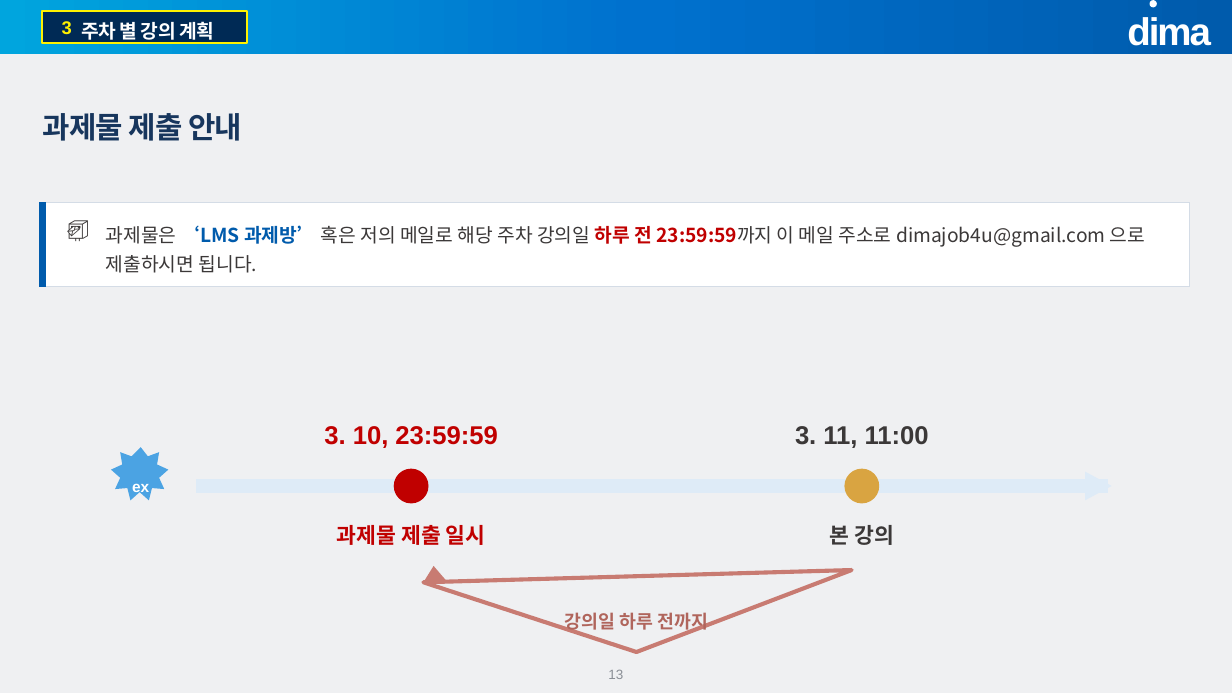
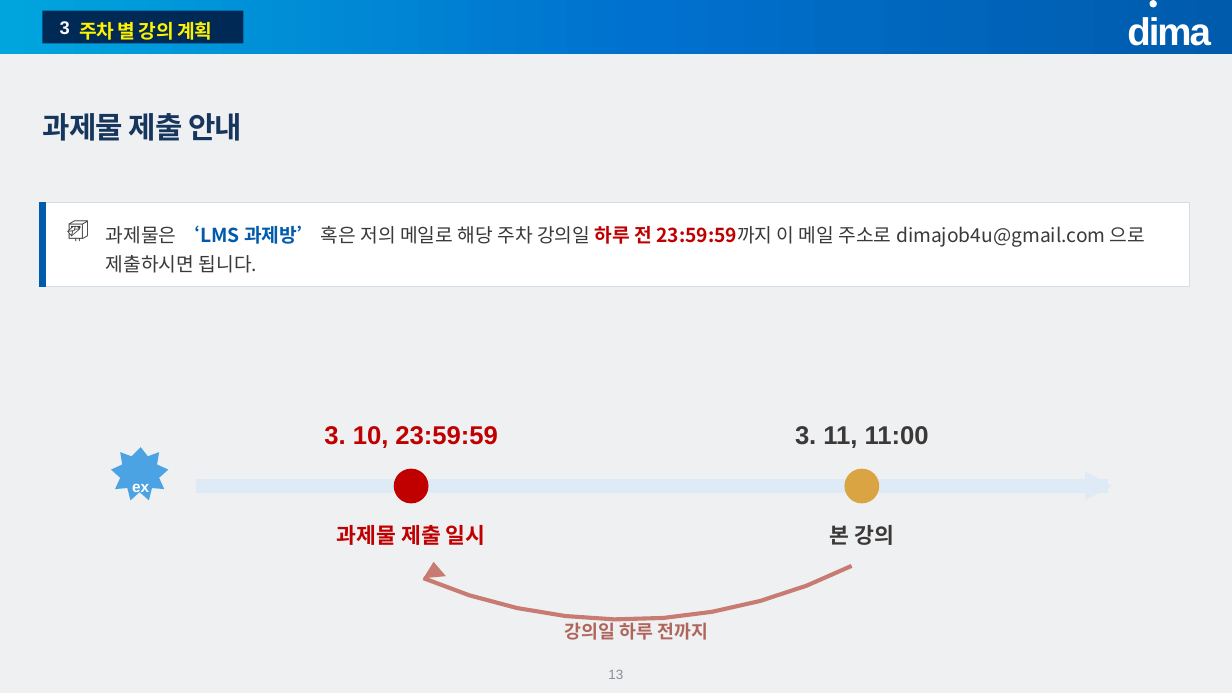
Before and after one commit to jungaistar/lms, a slide deck: slide 13 of materials/dist/1주차_오리엔테이션.pptx. Drawn at 1232x693 pixels with LibreOffice and Linux fonts; fonts in the diff are those of the drawing; background and template pictures are left out. Boxes give left, top, right and bottom in pixels: in the first picture for what was removed or moved away, otherwise in the second. Text is boxed around its words. In the diff, an @@ line names an element or a change of style, - is before the commit and + after.

```diff
--- a/materials/dist/1주차_오리엔테이션.pptx
+++ b/materials/dist/1주차_오리엔테이션.pptx
@@ rectangle: place and size @@
-rectangle at (43, 10, 248, 43)
+rectangle at (43, 10, 244, 43)
@@ rectangle at (43, 10, 244, 43): outline #FFF100 1.5 pt to none @@
@@ text "3" at (60, 21, 70, 35): text colour #FFF100 to #FFFFFF @@
@@ text "주차 별 강의 계획" at (79, 18, 213, 44): text colour #FFFFFF to #FFF100 @@
@@ freeform shape: place and size @@
-freeform shape at (423, 566, 445, 582)
+freeform shape at (423, 562, 445, 579)
@@ freeform shape: place and size @@
-freeform shape at (423, 570, 851, 653)
+freeform shape at (423, 566, 851, 619)
@@ text "강의일 하루 전까지": place and size @@
-text "강의일 하루 전까지" at (564, 612, 708, 634)
+text "강의일 하루 전까지" at (564, 619, 708, 640)
```
Also in this commit, not shown: 15 other slides changed, 37 other files.
